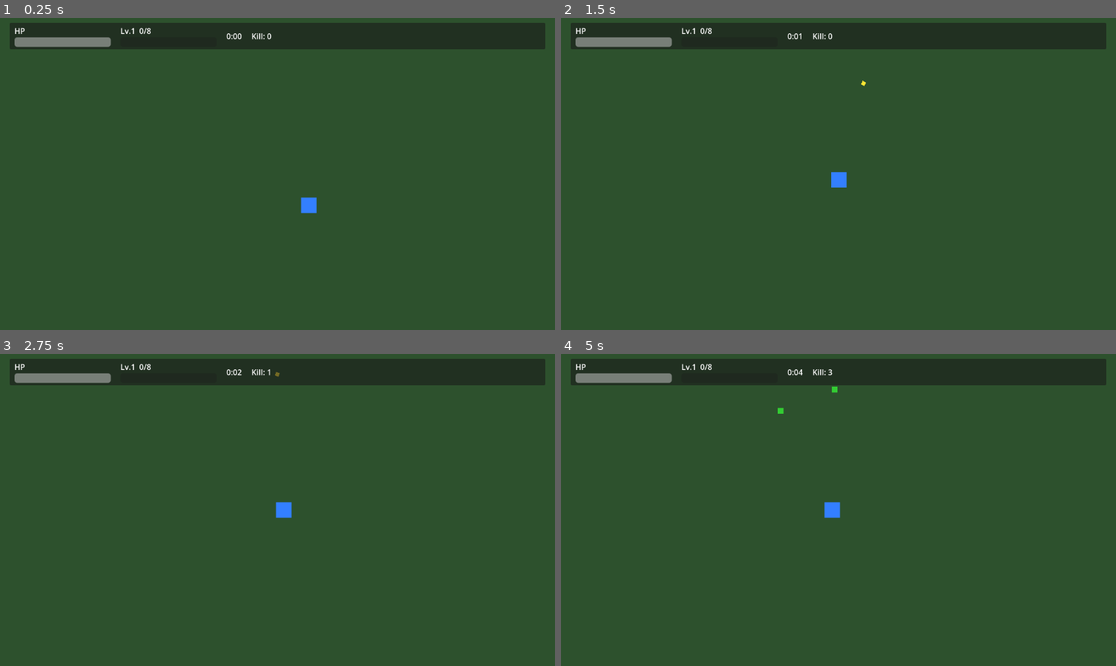
Above: before the commit, frames 1-4 (two rows, left to right).
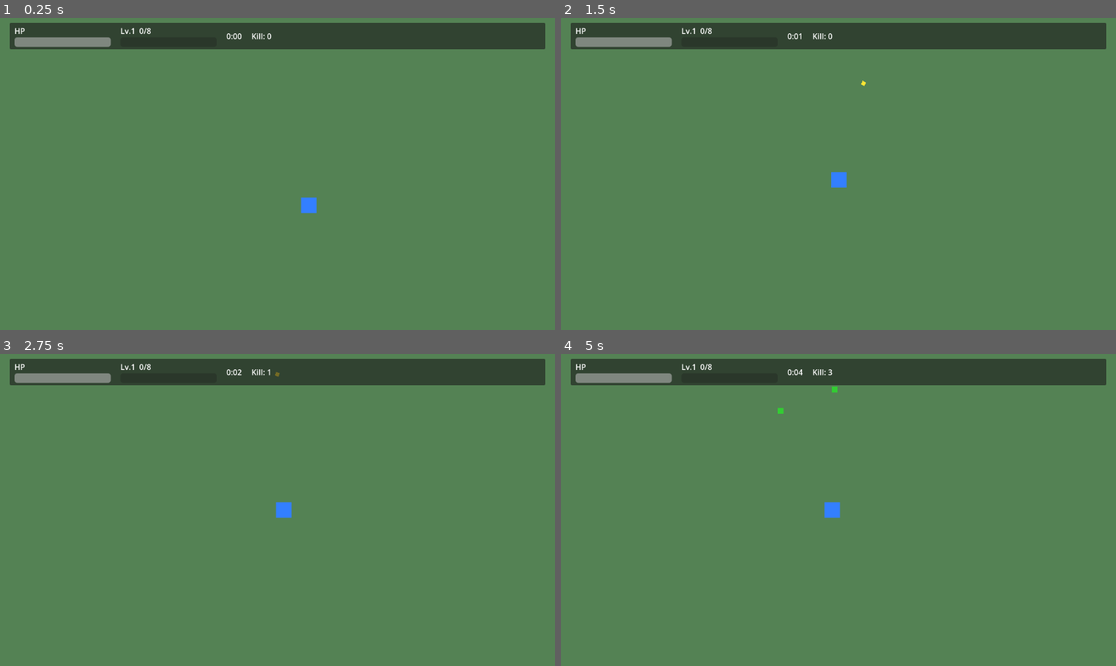
Above: after the commit, the same moments.

Repository: XxRa1n/demo-01
Game: Godot game, scene res://scenes/main.tscn
Two runs of this game, one before a commit and one after it. Both use one fixed random seed, a clock stepped at 60 frames per second and the inputs below.
Inputs (mouse positions are in pixels of both pictures, inside the frame that each line leads up to):
- Up to frame 1 (0.25 s): no input
- Up to frame 2 (1.5 s): move the mouse to (960, 158) at 0.52 s; hold D (move_right) 0.53-1.28 s; tap Enter at 1.25 s; move the mouse to (727, 189) at 1.27 s; hold S (move_down) from 1.28 s (still down)
- Up to frame 3 (2.75 s): tap Space at 2 s; move the mouse to (333, 441) at 2.02 s; release S (move_down) at 2.03 s; hold D (move_right) from 2.03 s (still down)
- Up to frame 4 (5 s): tap Enter at 2.75 s; move the mouse to (810, 572) at 2.77 s; release D (move_right) at 2.78 s; hold W (move_up) 2.78-3.53 s; move the mouse to (1005, 556) at 3.52 s; hold A (move_left) from 3.53 s (still down); move the mouse to (672, 463) at 4.27 s

The runs differ from the first frame. In frame 1, 92% of the frame differs, in the area x 0-100%, y 0-100%; in frame 2, 92%; in frame 3, 92%; in frame 4, 92%.

Commit message:
Add grid background texture and architecture doc
- Ground uses a generated grid texture (art/grid.png) for clear movement reference; pure .tscn, no runtime script.
- Add 项目架构解读.md architecture notes.
- .gitignore: ignore .understand-anything/ analysis output.

Diff:
--- a/scenes/main.tscn
+++ b/scenes/main.tscn
@@ -1,10 +1,11 @@
-[gd_scene load_steps=7 format=3]
+[gd_scene load_steps=8 format=3]
 
 [ext_resource type="Script" path="res://scripts/main.gd" id="1_main"]
 [ext_resource type="PackedScene" path="res://scenes/player.tscn" id="2_player"]
 [ext_resource type="PackedScene" path="res://ui/hud.tscn" id="3_hud"]
 [ext_resource type="PackedScene" path="res://ui/level_up_panel.tscn" id="4_lvlup"]
 [ext_resource type="PackedScene" path="res://ui/game_over_panel.tscn" id="5_gameover"]
+[ext_resource type="Texture2D" path="res://art/grid.png" id="6_grid"]
 
 [sub_resource type="RectangleShape2D" id="RectangleShape2D_hwall"]
 size = Vector2(2040, 40)
@@ -18,7 +19,8 @@
 [node name="GameWorld" type="Node2D" parent="."]
 
 [node name="Ground" type="Polygon2D" parent="GameWorld"]
-color = Color(0.18, 0.32, 0.18, 1)
+texture = ExtResource("6_grid")
+uv = PackedVector2Array(0, 0, 1, 0, 1, 1, 0, 1)
 polygon = PackedVector2Array(0, 0, 2000, 0, 2000, 2000, 0, 2000)
 
 [node name="WallTop" type="StaticBody2D" parent="GameWorld"]
Binary file added: art/grid.png
Not shown, changed: .gitignore
Not shown, added: 项目架构解读.md
